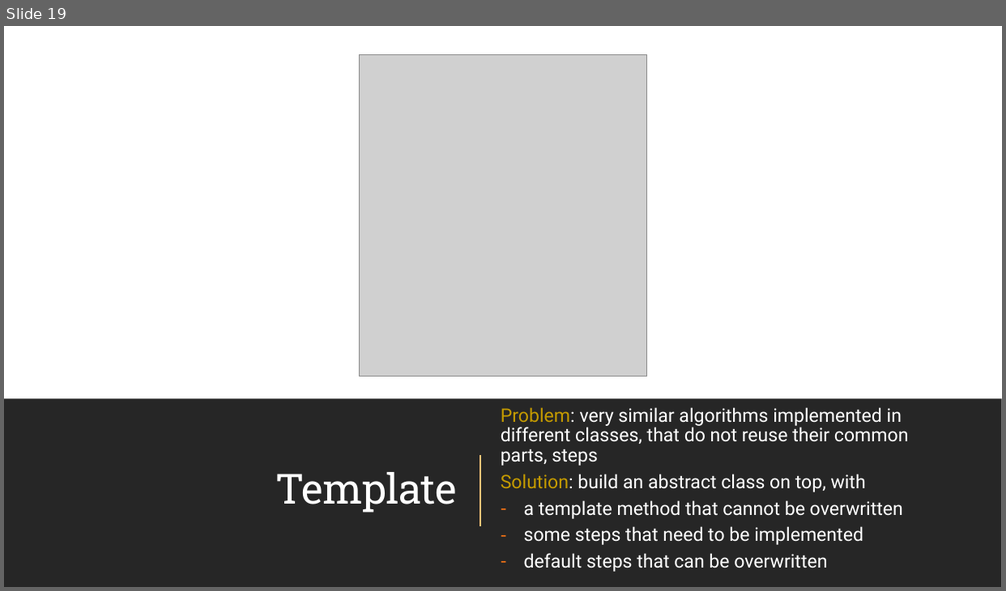
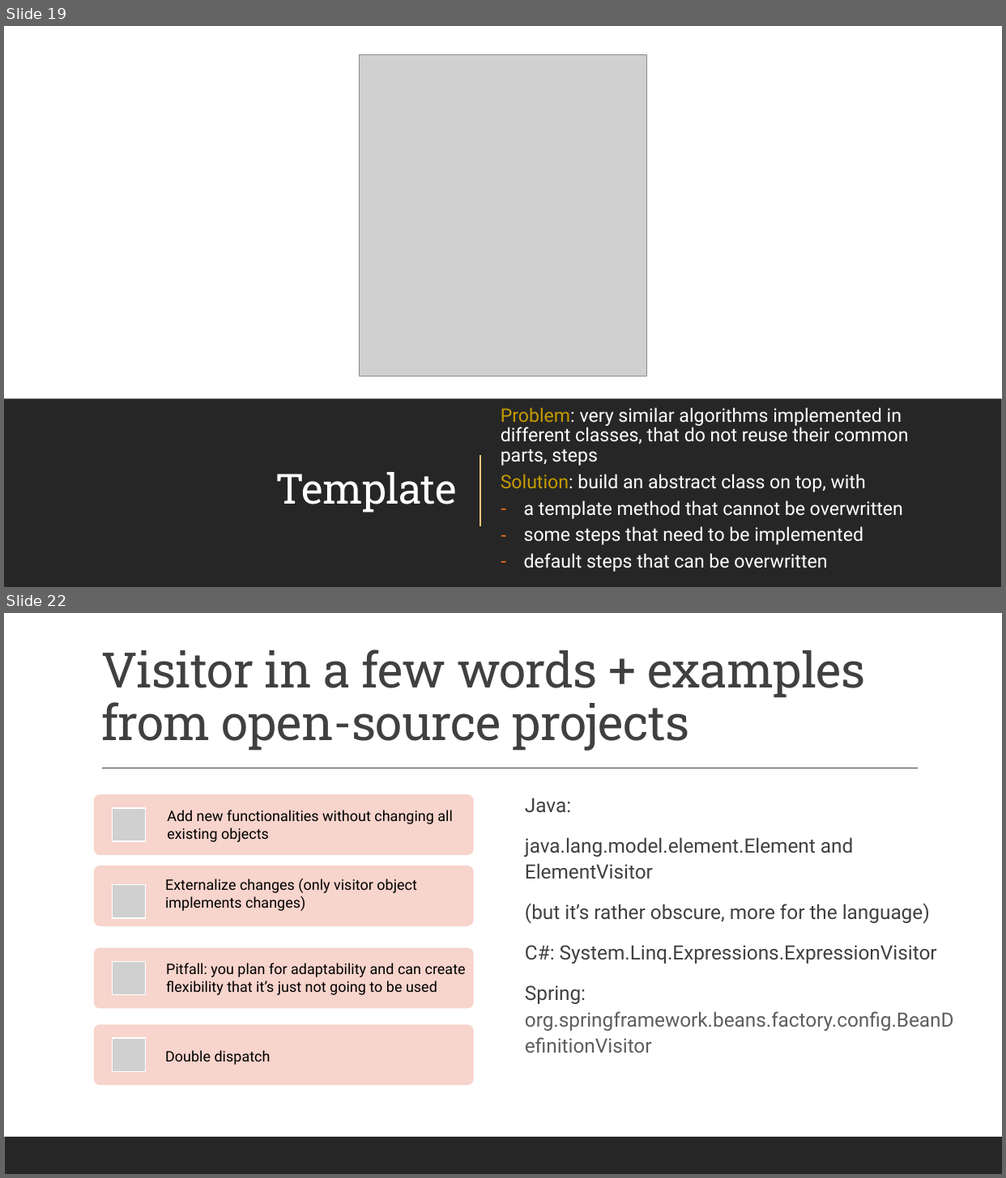
Before and after one commit to amturian/design-patterns, a slide deck: PPT Presentations/DesignPatterns-BehavioralPatterns.pptx. Shown one above the other, each under a label of ours: slide 19 before the commit, slides 19 and 22 after it; the slides between them are not shown. The pictures are 1006x591 and 1006x1178 pixels, drawn with LibreOffice and Linux fonts; fonts in the diff are those of the drawing; grey boxes stand for pictures. Boxes give left, top, right and bottom in pixels: in the first picture for what was removed or moved away, otherwise in the second. Text is boxed around its words. In the diff, an @@ line names an element or a change of style, - is before the commit and + after.

Commit message:
add visitor slides

```diff
--- a/PPT Presentations/DesignPatterns-BehavioralPatterns.pptx
+++ b/PPT Presentations/DesignPatterns-BehavioralPatterns.pptx
@@ slide 22 added at (4,613,1002,1174), background #FFFFFF @@
@@ title added at (101,649,865,751), 47 pt, text #404040 @@
+Visitor in a few words + examples from open-source projects
@@ line added from (102, 769) to (918, 769), #404040 1 pt @@
@@ text added at (525,798,954,1031), 19 pt, text #404040 @@
+Java:
+java.lang.model.element.Element and ElementVisitor
+(but it’s rather obscure, more for the language)
+C#: System.Linq.Expressions.ExpressionVisitor
+Spring: org.springframework.beans.factory.config.BeanDefinitionVisitor
@@ group added at (94,795,473,1085): 4 rounded rectangles, 4 pictures, 4 texts @@
+Add new functionalities without changing all existing objects
+Externalize changes (only visitor object implements changes)
+Pitfall: you plan for adaptability and can create flexibility that it’s just not going to be used
+Double dispatch
@@ rectangle added at (4,1137,1002,1174), fill #262626 @@
```
Also in this commit, not shown: 1 other slide added.
